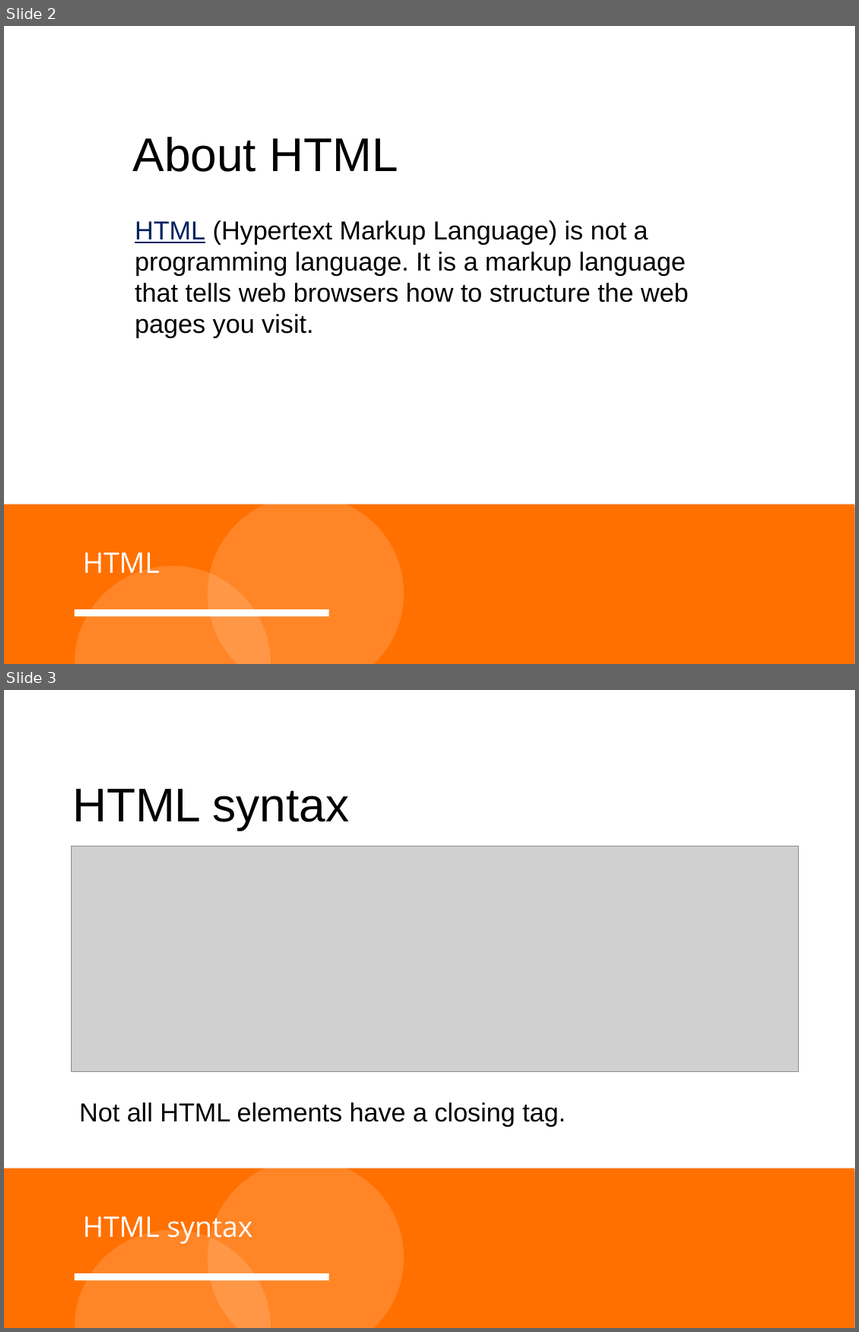
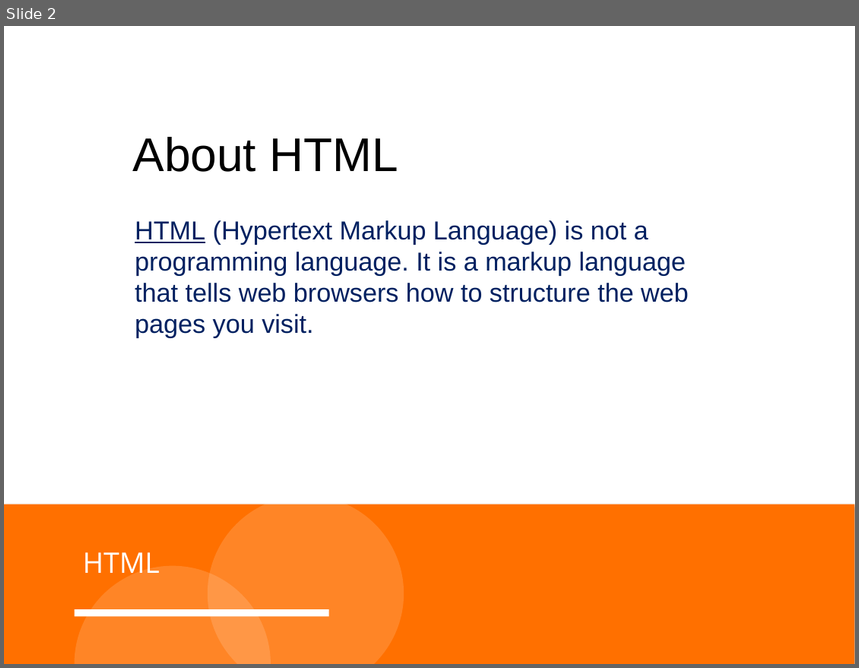
Before and after one commit to MortenBonderup/E20Material, a slide deck: 1. HTML elements and attributes/1.01 HTML document template/Lecture/HTML syntax.pptx. Shown one above the other, each under a label of ours: slides 2 and 3 before the commit, slide 2 after it. The pictures are 859x1332 and 859x668 pixels, drawn with LibreOffice and Linux fonts; fonts in the diff are those of the drawing; grey boxes stand for pictures; background and template pictures are left out. Boxes give left, top, right and bottom in pixels: in the first picture for what was removed or moved away, otherwise in the second. Text is boxed around its words. In the diff, an @@ line names an element or a change of style, - is before the commit and + after.

```diff
--- a/1. HTML elements and attributes/1.01 HTML document template/Lecture/HTML syntax.pptx
+++ b/1. HTML elements and attributes/1.01 HTML document template/Lecture/HTML syntax.pptx
@@ slide 3 removed at [4, 690, 855, 1328], background #FFFFFF; not listed: 4 template elements that a slide beside it also shows @@
@@ text removed at [72, 789, 349, 830] @@
-HTML syntax
@@ picture removed at [71, 846, 799, 1072] @@
@@ text removed at [79, 1103, 566, 1127] @@
-Not all HTML elements have a closing tag.
@@ text removed at [83, 1217, 253, 1244] @@
-HTML syntax
@@ slide 2 changed as well @@
@@ text "HTML (Hypertext Markup Language) is ..." at [135, 221, 689, 338]: text colour #000000 to #002060 @@
```
Also in this commit, not shown: 1 slide added, 1 other slide removed, 1 other file.
